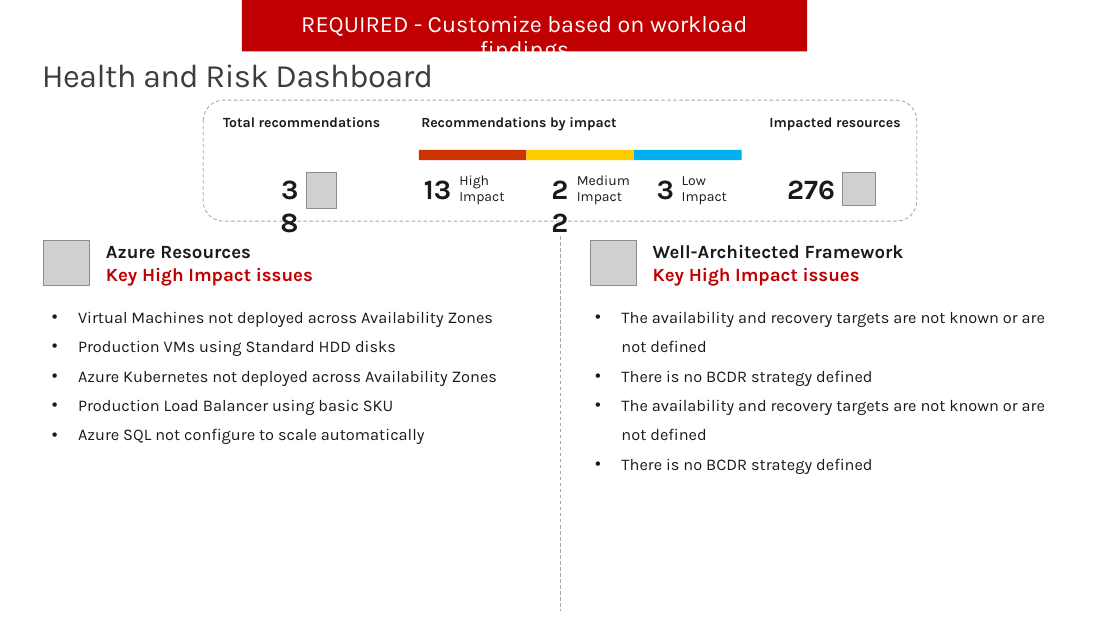
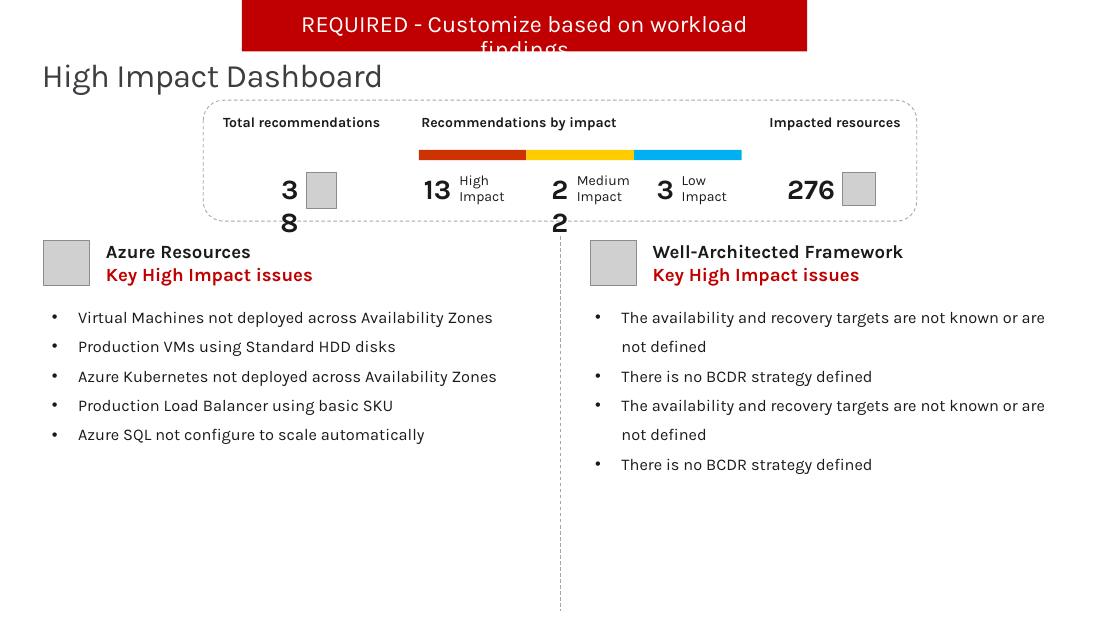
Before and after one commit to Azure/Azure-Proactive-Resiliency-Library-v2, a slide deck: slide 17 of tools/Mandatory - Executive Summary presentation - Template.pptx. Drawn at 1120x630 pixels with LibreOffice and Linux fonts; fonts in the diff are those of the drawing; grey boxes stand for pictures; background and template pictures are left out. Boxes give left, top, right and bottom in pixels: in the first picture for what was removed or moved away, otherwise in the second. Text is boxed around its words. In the diff, an @@ line names an element or a change of style, - is before the commit and + after.

```diff
--- a/tools/Mandatory - Executive Summary presentation - Template.pptx
+++ b/tools/Mandatory - Executive Summary presentation - Template.pptx
@@ title at (42,64,384,95): text changed @@
-Health and Risk Dashboard
+High Impact Dashboard
```
Also in this commit, not shown: 2 other slides changed, 23 other files.
